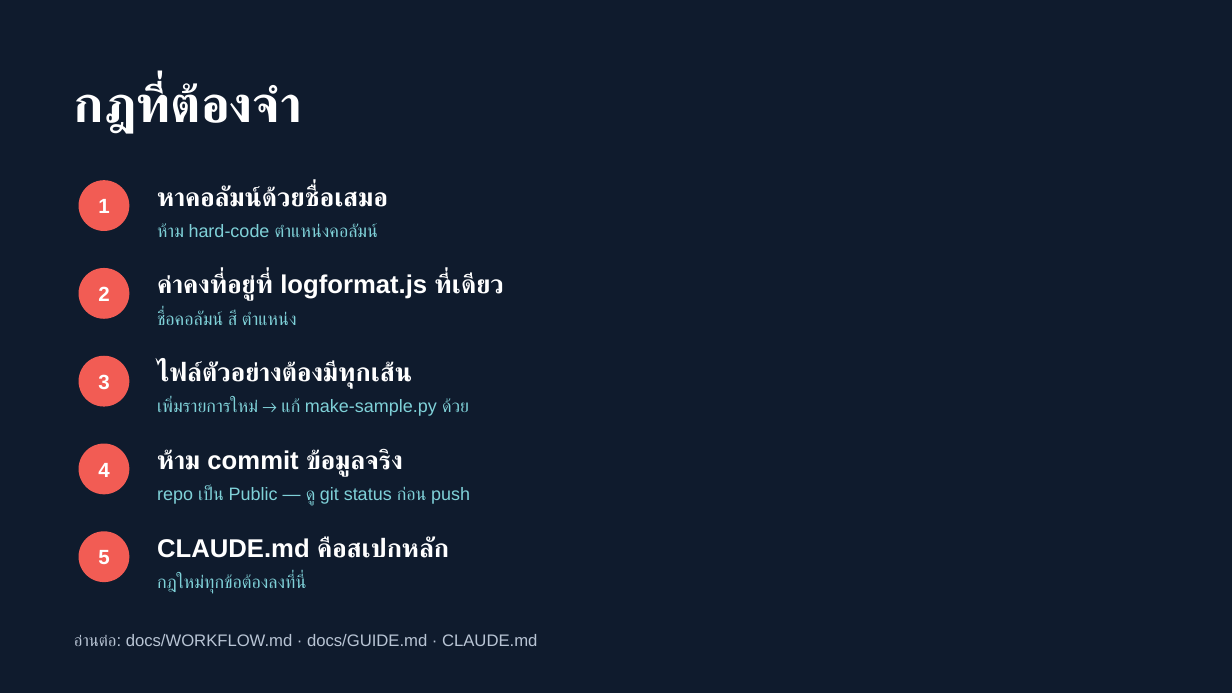
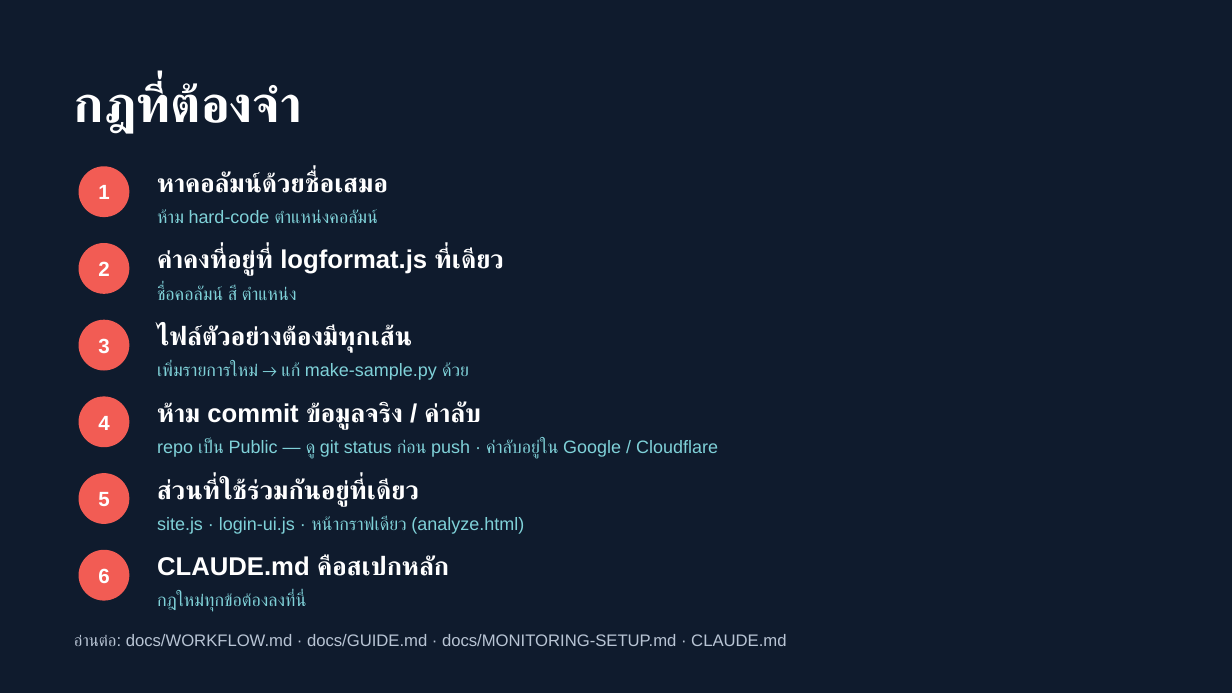
Before and after one commit to AHTH-Graph-Generator/AHTH-Graph-Generator.github.io, a slide deck: slide 23 of docs/AHTH-Graph-Generator-Training.pptx (slide 15 before the commit). Drawn at 1232x693 pixels with LibreOffice and Linux fonts; fonts in the diff are those of the drawing. Boxes give left, top, right and bottom in pixels: in the first picture for what was removed or moved away, otherwise in the second. Text is boxed around its words. In the diff, an @@ line names an element or a change of style, - is before the commit and + after.

Commit message:
AHTH graph generator software for update to github - Ver. 2.0
DETAILS : Add system monitoring from google drive.

CREATE : [GITHUB] [apiwat.kamsiri] [Release] [01h 00m]

```diff
--- a/docs/AHTH-Graph-Generator-Training.pptx
+++ b/docs/AHTH-Graph-Generator-Training.pptx
@@ 2 texts, 1 ellipse: place and size @@
-2 texts, 1 ellipse at [79,180,388,237]
+2 texts, 1 ellipse at [79,166,388,223]
@@ 2 texts, 1 ellipse: place and size @@
-2 texts, 1 ellipse at [79,268,504,325]
+2 texts, 1 ellipse at [79,243,504,300]
@@ 2 texts, 1 ellipse: place and size @@
-2 texts, 1 ellipse at [79,356,469,416]
+2 texts, 1 ellipse at [79,320,469,380]
@@ ellipse "4": place and size @@
-ellipse "4" at [79,444,129,494]
+ellipse "4" at [79,396,129,447]
@@ text at [157,402,481,429]: text changed @@
-ห้าม commit ข้อมูลจริง
+ห้าม commit ข้อมูลจริง / ค่าลับ
@@ text at [157,439,718,459]: text changed @@
-repo เป็น Public — ดู git status ก่อน push
+repo เป็น Public — ดู git status ก่อน push · ค่าลับอยู่ใน Google / Cloudflare
@@ ellipse "5": place and size @@
-ellipse "5" at [79,531,129,582]
+ellipse "5" at [79,473,129,524]
@@ text added at [157,479,419,506], 20 pt, text #FFFFFF, bold @@
+ส่วนที่ใช้ร่วมกันอยู่ที่เดียว
@@ text added at [157,516,524,534], 14 pt, text #7FD1D8 @@
+site.js · login-ui.js · หน้ากราฟเดียว (analyze.html)
@@ ellipse added at [79,550,129,601], fill #F25C54, 16 pt, text #FFFFFF, bold @@
+6
@@ text "CLAUDE.md คือสเปกหลัก": place and size @@
-text "CLAUDE.md คือสเปกหลัก" at [157,537,449,558]
+text "CLAUDE.md คือสเปกหลัก" at [157,556,449,576]
@@ text "กฎใหม่ทุกข้อต้องลงที่นี่": place and size @@
-text "กฎใหม่ทุกข้อต้องลงที่นี่" at [157,574,304,594]
+text "กฎใหม่ทุกข้อต้องลงที่นี่" at [157,593,304,612]
@@ text at [74,634,786,646]: text changed @@
-อ่านต่อ: docs/WORKFLOW.md · docs/GUIDE.md · CLAUDE.md
+อ่านต่อ: docs/WORKFLOW.md · docs/GUIDE.md · docs/MONITORING-SETUP.md · CLAUDE.md
```
Also in this commit, not shown: 13 other slides changed, 8 slides added, 29 other files.
